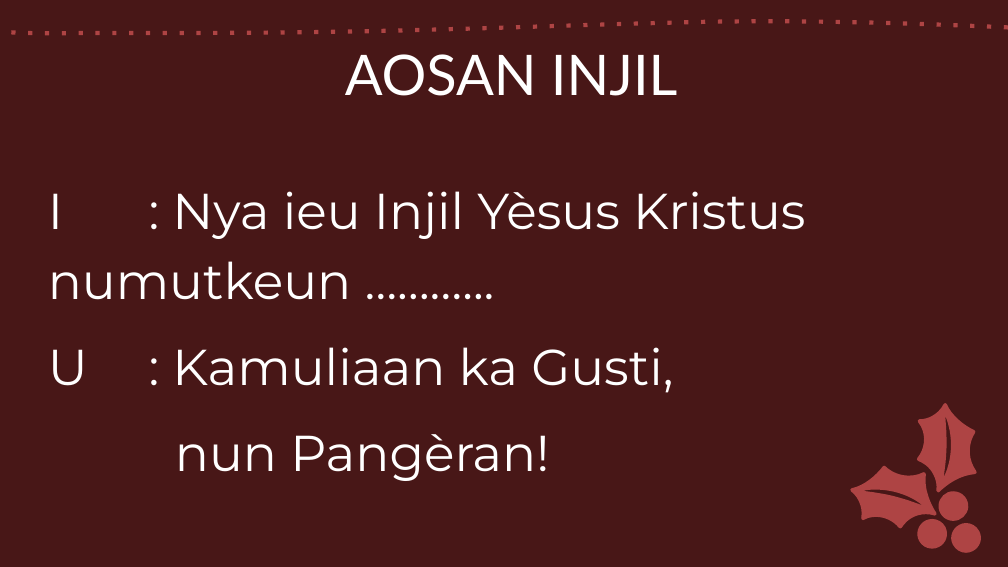
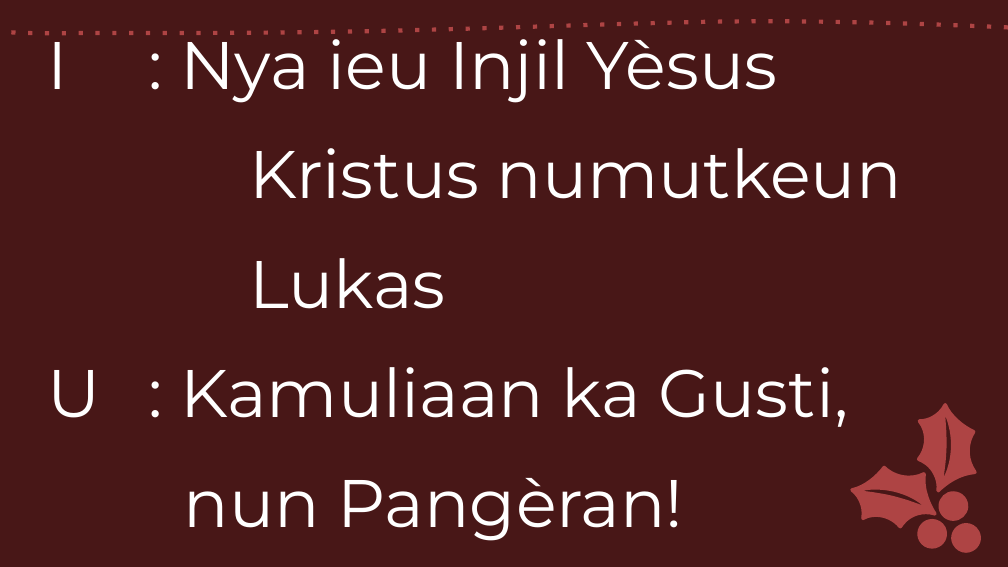
Before and after one commit to laurensius/Slide_Misa_KRC, a slide deck: slide 26 of 2020 12 tanggal 26 - 27/Misa Pesta Keluarga Kudus -Sunda.pptx (slide 29 before the commit). Drawn at 1008x567 pixels with LibreOffice and Linux fonts; fonts in the diff are those of the drawing. Boxes give left, top, right and bottom in pixels: in the first picture for what was removed or moved away, otherwise in the second. Text is boxed around its words. In the diff, an @@ line names an element or a change of style, - is before the commit and + after.

```diff
--- a/2020 12 tanggal 26 - 27/Misa Pesta Keluarga Kudus -Sunda.pptx
+++ b/2020 12 tanggal 26 - 27/Misa Pesta Keluarga Kudus -Sunda.pptx
@@ text "I : Nya ieu Injil ..." moved from (x1=48, y1=191, x2=805, y2=481) to (x1=48, y1=24, x2=902, y2=541) @@
@@ text at (x1=48, y1=24, x2=902, y2=309): text changed; size 36 to 48 pt @@
-I : Nya ieu Injil Yèsus Kristus numutkeun ………...
+I : Nya ieu Injil Yèsus
+Kristus numutkeun
+Lukas
@@ text removed at (x1=345, y1=54, x2=677, y2=96) @@
-AOSAN INJIL
@@ text at (x1=48, y1=367, x2=849, y2=541): size 36 to 48 pt in "U : Kamuliaan ka Gusti,", "nun Pangèran!" @@
```
Also in this commit, not shown: 68 other slides changed, 7 slides added, 7 slides removed, 5 other files.
